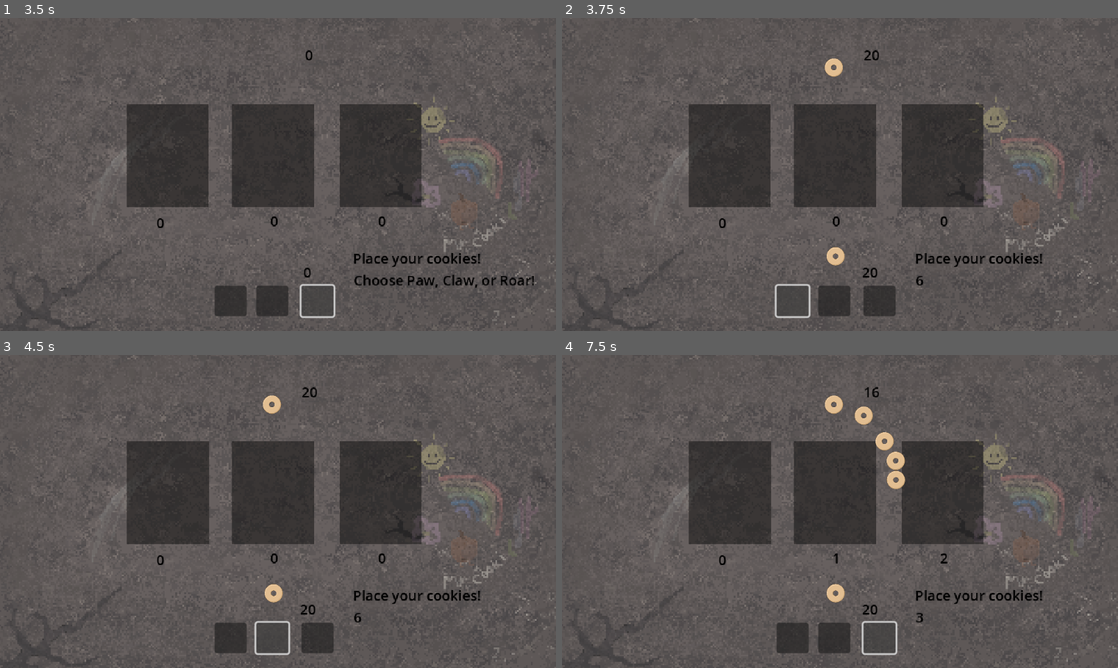
Above: before the commit, frames 1-4 (two rows, left to right).
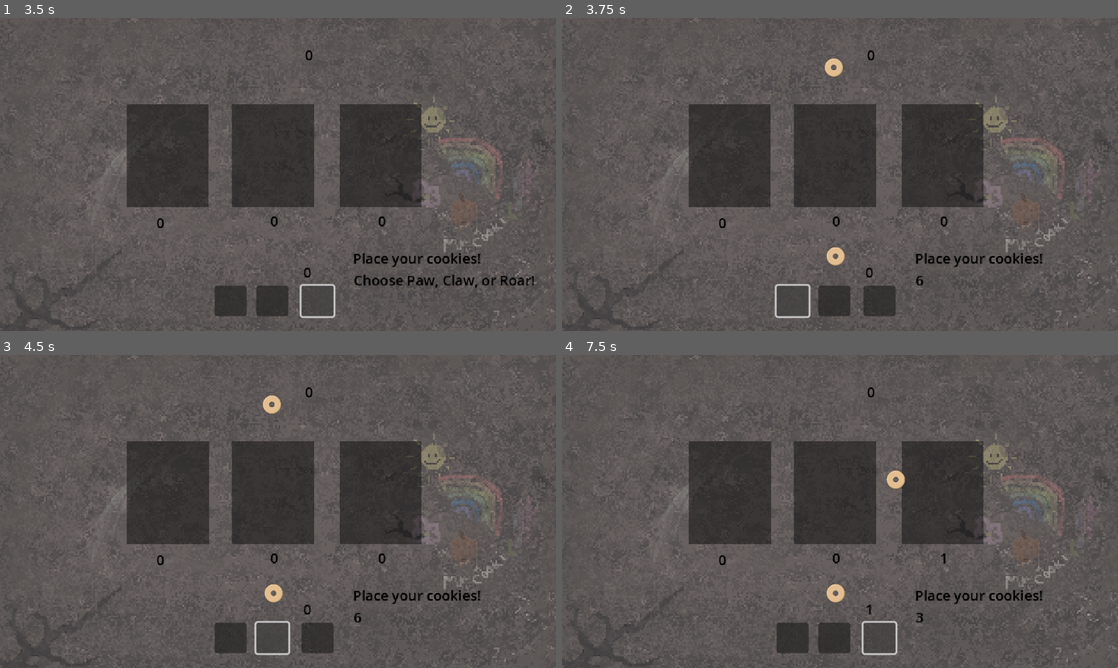
Above: after the commit, the same moments.

Repository: Sooshimi/golden-biscuit
Game: Godot game, scene res://scenes/battle_screen.tscn
The game is run twice, just before and just after one commit, with the same random seed, the same clock (stepped at 60 frames per second) and the same inputs.
Inputs (mouse positions are in pixels of both pictures, inside the frame that each line leads up to):
- Up to frame 1 (3.5 s): click "Start Game" at 0.5 s; click (227, 299) at 1.25 s; click (272, 299) at 2 s; click (316, 299) at 2.75 s
- Up to frame 2 (3.75 s): click (789, 299) at 3.5 s
- Up to frame 3 (4.5 s): click (272, 636) at 4.25 s
- Up to frame 4 (7.5 s): click (878, 636) at 5 s; click (789, 636) at 5.75 s; click (834, 636) at 6.5 s; click (878, 636) at 7.25 s

Frame 1 is identical in both runs. In frame 2, less than 0.1% of the frame differs, in the area x 54-57%, y 10-83%; in frame 3, less than 0.1%; in frame 4, 0.7%, in the area x 47-70%, y 10-83%.

Commit message:
Add game over phase and logic to battle screen
Introduces a GAME_OVER_PHASE to the phase manager and updates the battle screen logic to check for game over conditions when entering the result phase. Also sets initial cookie counts to 1 for both player and enemy in global variables.

Diff:
--- a/scripts/battle_screen/battle_screen.gd
+++ b/scripts/battle_screen/battle_screen.gd
@@ -66,7 +66,6 @@
 
 func _on_menu_transition_timer_timeout():
 	Global.game_start = true
-	update_score()
 	spawn_player_cookie()
 	spawn_enemy_cookie()
 	print("Current Phase: ", PhaseManager.current_state)
@@ -158,7 +157,14 @@
 func start_result_phase() -> void:
 	PhaseManager.current_state = 2
 	print("Current Phase: ", PhaseManager.current_state, " - result phase starts")
-	result_timer.start()
+
+	# GAME OVER
+	if PhaseManager.current_state == 2:
+		if Global.player_total_cookies == 0 or Global.enemy_total_cookies == 0:
+			print("GAME OVER")
+			PhaseManager.current_state = 3
+		else:
+			result_timer.start()
 
 func remove_roar_cookies() -> void:
 	roar_cookie_pot = []
--- a/scripts/globals/global.gd
+++ b/scripts/globals/global.gd
@@ -1,5 +1,5 @@
 extends Node
 
-var player_total_cookies := 20
-var enemy_total_cookies := 20
+var player_total_cookies := 1
+var enemy_total_cookies := 1
 var game_start := false
--- a/scripts/globals/phase_manager.gd
+++ b/scripts/globals/phase_manager.gd
@@ -1,5 +1,5 @@
 extends Node
 
-enum Phase {BETTING_PHASE, BATTLE_PHASE, RESULT_PHASE}
+enum Phase {BETTING_PHASE, BATTLE_PHASE, RESULT_PHASE, GAME_OVER_PHASE}
 
 var current_state := 0
